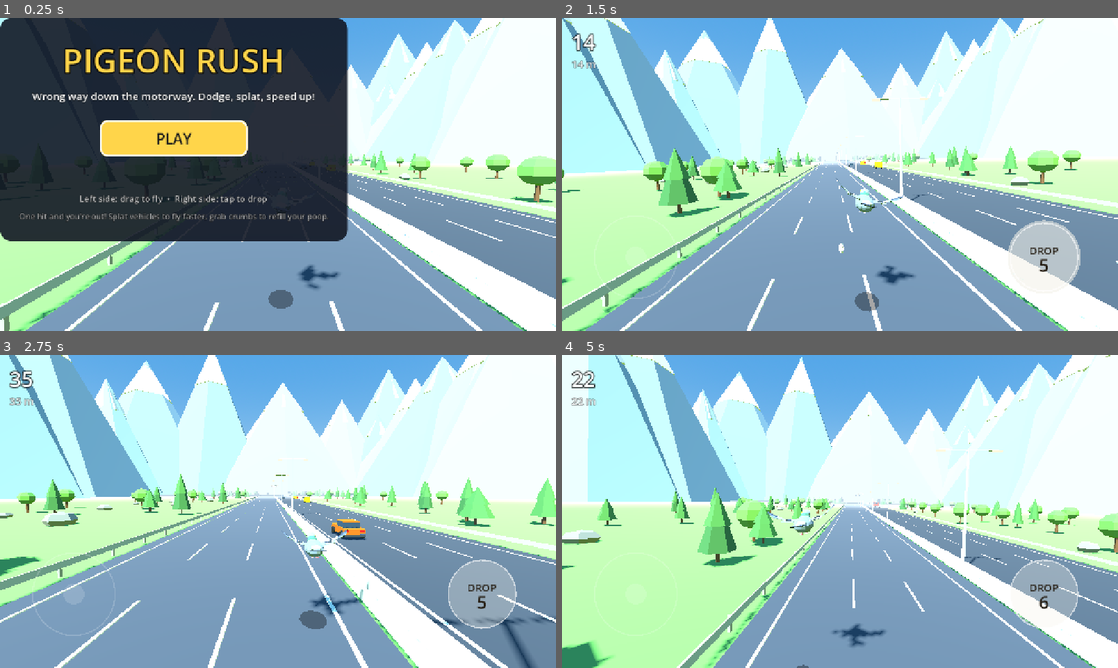
Above: before the commit, frames 1-4 (two rows, left to right).
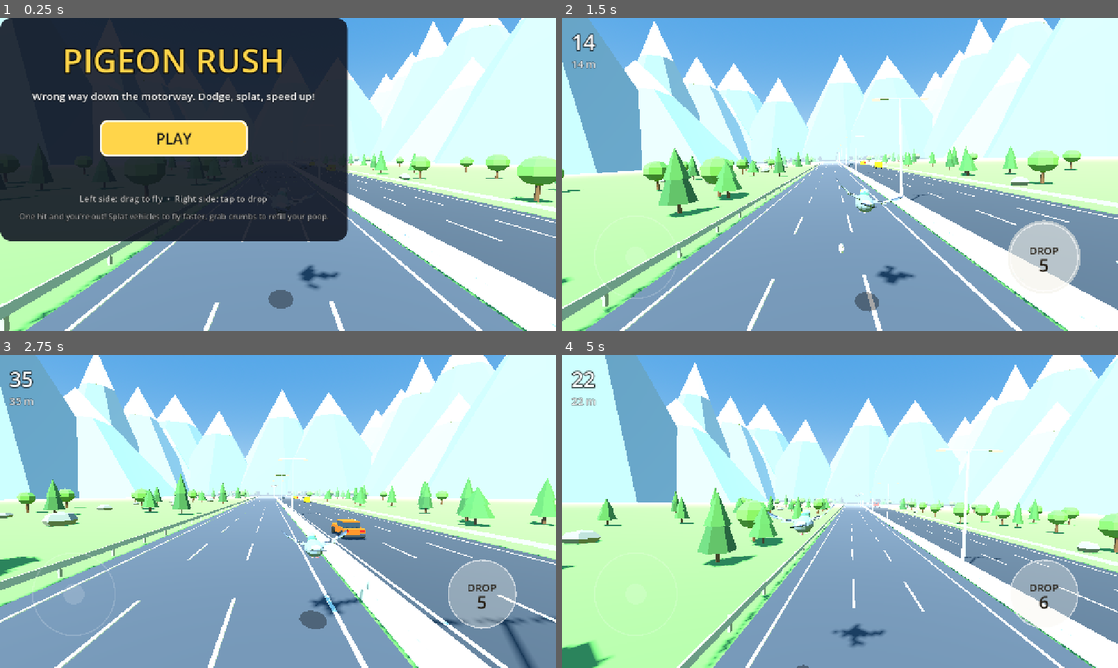
Above: after the commit, the same moments.

Repository: nikiGagliardi/pigeon_rush
Game: Godot game, scene res://Scenes/Main.tscn
The game is run twice, just before and just after one commit, with the same random seed, the same clock (stepped at 60 frames per second) and the same inputs.
Inputs (mouse positions are in pixels of both pictures, inside the frame that each line leads up to):
- Up to frame 1 (0.25 s): no input
- Up to frame 2 (1.5 s): click "PLAY" at 0.5 s; move the mouse to (962, 158) at 1.27 s; hold D (move_right) from 1.28 s (still down); tap Space (poop) at 1.35 s; click (962, 158) at 1.42 s
- Up to frame 3 (2.75 s): release D (move_right) at 2 s; drag from (166, 527) to (250, 574) at 2.02 s
- Up to frame 4 (5 s): move the mouse to (895, 442) at 2.77 s; hold D (move_right) 2.78-3.5 s; tap P at 2.85 s; click "RESTART" at 3.5 s; drag from (812, 574) to (673, 464) at 4.27 s

The runs differ from the first frame. In frame 1, 9.8% of the frame differs, in the area x 62-100%, y 0-47%; in frame 2, 25%, in the area x 0-100%, y 0-50%; in frame 3, 25%; in frame 4, 24%.

Commit message:
Neve delle montagne senza sfarfallio e file .uid degli script
- Montagne fatte di due pezzi che si incastrano (tronco di cono di roccia + punta di neve)
  con gli stessi segmenti: niente facce quasi coincidenti, niente neve "a metà" in lontananza
- Altezza della neve variabile tra le cime
- File .uid generati dall'editor; tolte le impostazioni .NET rimaste

Co-Authored-By: Claude Opus 5.5 <noreply@anthropic.com>
Claude-Session: https://claude.ai/code/session_01KV1WeDzAqTZbL72CofSHr4

Diff:
--- a/Scripts/World/scenery_factory.gd
+++ b/Scripts/World/scenery_factory.gd
@@ -105,7 +105,12 @@
 	var height := (110.0 + rng.randf() * 110.0) * scale
 	var radius := (70.0 + rng.randf() * 50.0) * scale
 	var color := Palette.MOUNTAIN if rng.randf() < 0.5 else Palette.MOUNTAIN_LIGHT
-	b.cone(radius, height, base_position, color, 6 + rng.randi_range(0, 2))
-	# cappello di neve
-	var cap_height := height * 0.28
-	b.cone(radius * 0.28 + 1.0, cap_height, base_position + Vector3(0.0, height - cap_height - 0.5, 0.0), Palette.SNOW, 6)
+	var segments := 6 + rng.randi_range(0, 2)
+	# Roccia e neve sono due pezzi che si incastrano (tronco di cono + punta) con gli stessi segmenti:
+	# condividono il bordo e non si sovrappongono. Un cono di neve infilato nella montagna avrebbe facce
+	# quasi coincidenti, e a 400 m di distanza lo z-buffer non le distingue (neve "a metà").
+	var cap_height := height * rng.randf_range(0.24, 0.32)
+	var rock_height := height - cap_height
+	var snow_line_radius := radius * cap_height / height
+	b.cylinder(snow_line_radius, radius, rock_height, base_position + Vector3(0.0, rock_height * 0.5, 0.0), color, segments)
+	b.cone(snow_line_radius, cap_height, base_position + Vector3(0.0, rock_height, 0.0), Palette.SNOW, segments)
--- a/project.godot
+++ b/project.godot
@@ -16,6 +16,13 @@
 config/features=PackedStringArray("4.7", "Mobile")
 config/icon="res://icon.svg"
 
+[debug]
+
+gdscript/warnings/untyped_declaration=2
+gdscript/warnings/unsafe_property_access=1
+gdscript/warnings/unsafe_method_access=1
+gdscript/warnings/unsafe_call_argument=1
+
 [display]
 
 window/size/viewport_width=1280
@@ -24,13 +31,6 @@
 window/stretch/aspect="expand"
 window/handheld/orientation=4
 
-[debug]
-
-gdscript/warnings/untyped_declaration=2
-gdscript/warnings/unsafe_property_access=1
-gdscript/warnings/unsafe_method_access=1
-gdscript/warnings/unsafe_call_argument=1
-
 [rendering]
 
 renderer/rendering_method="mobile"
Not shown, added: Scripts/Audio/game_audio.gd.uid
Not shown, added: Scripts/CameraRig/chase_camera.gd.uid
Not shown, added: Scripts/Core/actions.gd.uid
Not shown, added: Scripts/Core/cells.gd.uid
Not shown, added: Scripts/Core/game_config.gd.uid
Not shown, added: Scripts/Core/game_session.gd.uid
Not shown, added: Scripts/Core/node_pool.gd.uid
Not shown, added: Scripts/Core/save_data.gd.uid
Not shown, added: Scripts/Core/score_service.gd.uid
Not shown, added: Scripts/Core/speed_controller.gd.uid
Not shown, added: Scripts/Effects/effects_factory.gd.uid
Not shown, added: Scripts/Effects/floating_text_pool.gd.uid
(and 33 more such lines)
